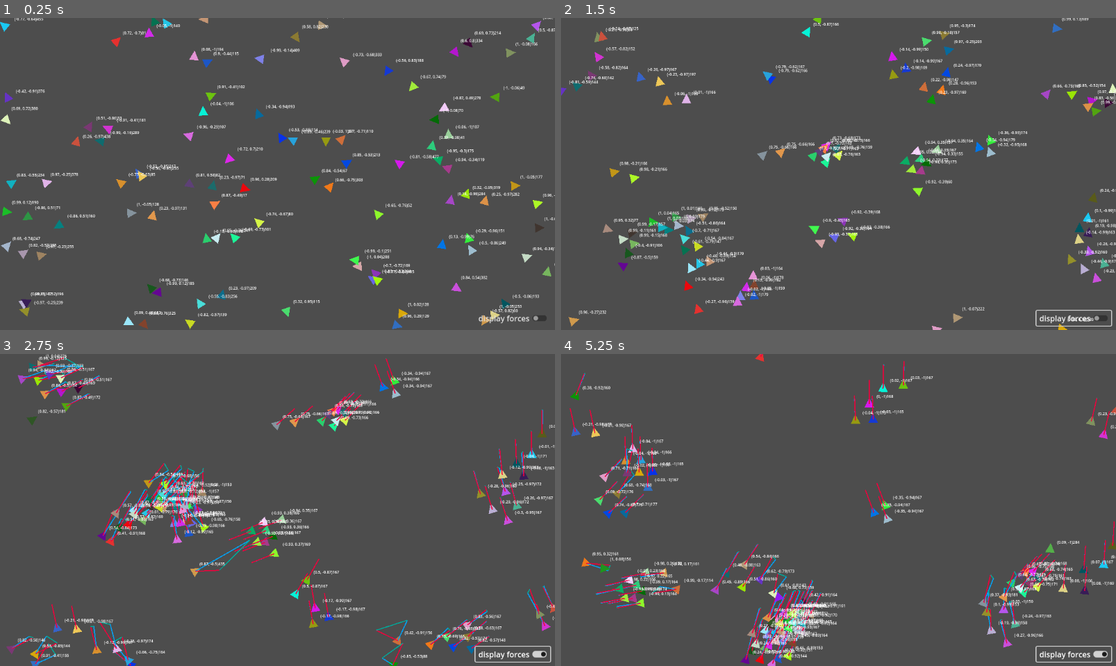
Above: before the commit, frames 1-4 (two rows, left to right).
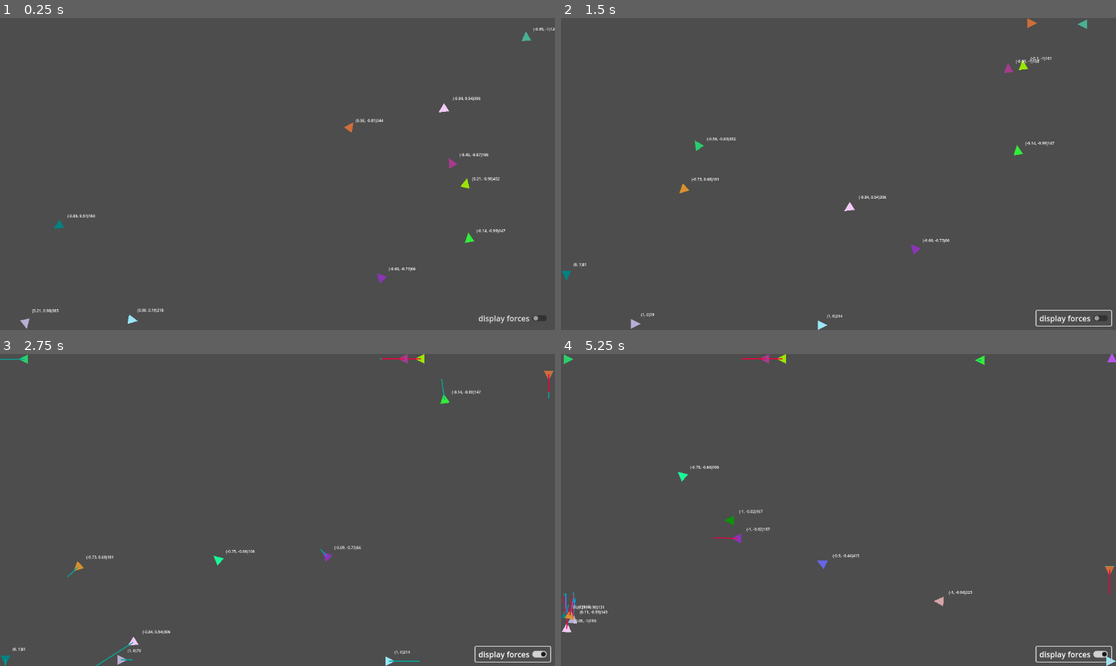
Above: after the commit, the same moments.

Repository: xv-k/BoidTest
Game: Godot game, scene res://world.tscn
Two runs of this game, one before a commit and one after it. Both use one fixed random seed, a clock stepped at 60 frames per second and the inputs below.
Inputs (mouse positions are in pixels of both pictures, inside the frame that each line leads up to):
- Up to frame 1 (0.25 s): no input
- Up to frame 2 (1.5 s): click "display forces" at 0.5 s; click "display forces" at 1.25 s
- Up to frame 3 (2.75 s): click "display forces" at 2 s
- Up to frame 4 (5.25 s): move the mouse to (960, 494) at 2.77 s; click (960, 494) at 2.85 s; move the mouse to (727, 525) at 3.52 s; click (727, 525) at 3.6 s; move the mouse to (894, 441) at 4.27 s; click (894, 441) at 4.35 s; move the mouse to (810, 572) at 5.02 s; click (810, 572) at 5.1 s

The runs differ from the first frame. In frame 1, 6.0% of the frame differs, in the area x 0-100%, y 0-100%; in frame 2, 6.2%; in frame 3, 7.7%; in frame 4, 7.3%.

Commit message:
trying to add obstacle (border) avoidance

Diff:
--- a/boid.gd
+++ b/boid.gd
@@ -8,6 +8,9 @@
 @onready var collision_polygon_2d := $CollisionPolygon2D
 @onready var polygon_2d := $Polygon2D
 @onready var label = $Label
+
+@onready var tile_map := %TileMap
+
 
 var boids_in_range := []
 
@@ -162,3 +165,21 @@
 
 func steering_to_mouse_position():
 	steering_force += steering_vector(get_global_mouse_position(), 1.0)
+
+func avoid_obstacles():
+	pass
+
+
+
+func _on_area_2d_body_entered(body):
+	if body.is_in_group("border"):
+		print("border")
+	#var target_position := Vector2.ZERO
+	##distance is used to scale the vector (closer is bigger, further is smaller)
+	#var distance := 0.0
+	##calculate distance
+	#distance = position.distance_to(body.position)
+	##we have our position and substract the difference between the two positions
+	## -> we come out at the other side but we divide by distance because we need the inverse of the distance
+	#target_position = position - ((body.position - position) / distance)
+	#steering_force += steering_vector(target_position, 1.0)
--- a/boid.tscn
+++ b/boid.tscn
@@ -9,11 +9,11 @@
 font_size = 8
 
 [node name="Boid" type="CharacterBody2D"]
-collision_mask = 4
+collision_mask = 2
 slide_on_ceiling = false
 script = ExtResource("1_wwdg8")
 
-[node name="CollisionPolygon2D" type="CollisionPolygon2D" parent="."]
+[node name="CollisionPolygon2D" type="CollisionPolygon2D" parent="." groups=["boid_collision"]]
 position = Vector2(3, 0)
 rotation = 1.5708
 polygon = PackedVector2Array(0, -10, 10, 10, -10, 10)
@@ -24,7 +24,8 @@
 color = Color(0.172549, 1, 1, 1)
 polygon = PackedVector2Array(-10, 10, 0, -10, 10, 10)
 
-[node name="Area2D" type="Area2D" parent="." groups=["boid_area"]]
+[node name="Area2D" type="Area2D" parent="."]
+collision_mask = 3
 
 [node name="CollisionShape2D" type="CollisionShape2D" parent="Area2D"]
 shape = SubResource("CircleShape2D_m3b3n")
@@ -54,3 +55,4 @@
 
 [connection signal="area_entered" from="Area2D" to="." method="_on_area_2d_area_entered"]
 [connection signal="area_exited" from="Area2D" to="." method="_on_area_2d_area_exited"]
+[connection signal="body_entered" from="Area2D" to="." method="_on_area_2d_body_entered"]
--- a/world.gd
+++ b/world.gd
@@ -1,12 +1,11 @@
 extends Node2D
-@onready var tile_map = $TileMap
 var counter = 1
 
 var boid_scene: PackedScene = preload("res://boid.tscn")
 
 func _ready():
 	pass
-	for n in 100:
+	for n in 10:
 		create_boid()
 
 
--- a/world.tscn
+++ b/world.tscn
@@ -81,7 +81,7 @@
 
 [node name="Boids" type="Node2D" parent="."]
 
-[node name="TileMap" type="TileMap" parent="."]
+[node name="TileMap" type="TileMap" parent="." groups=["border"]]
 tile_set = SubResource("TileSet_p4t2t")
 format = 2
 layer_0/tile_data = PackedInt32Array(5373951, 1, 0, 5308416, 1, 0, 5308417, 1, 0, 5308418, 1, 0, 5308419, 1, 0, 5308420 …(6541 unchanged characters)…
